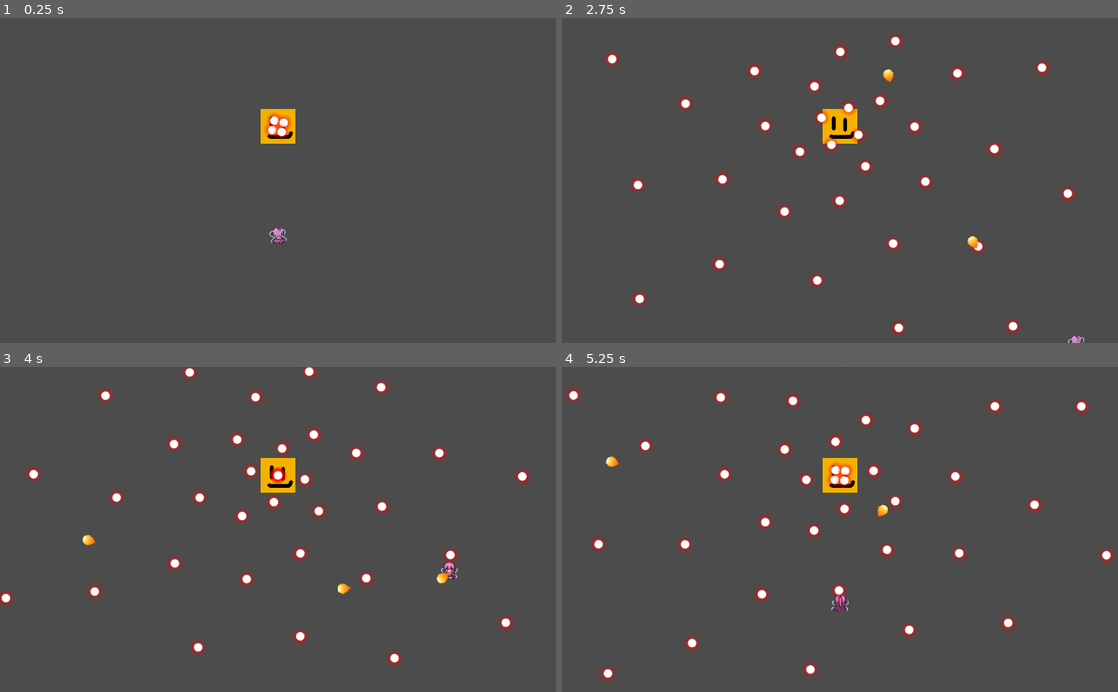
Above: before the commit, frames 1-4 (two rows, left to right).
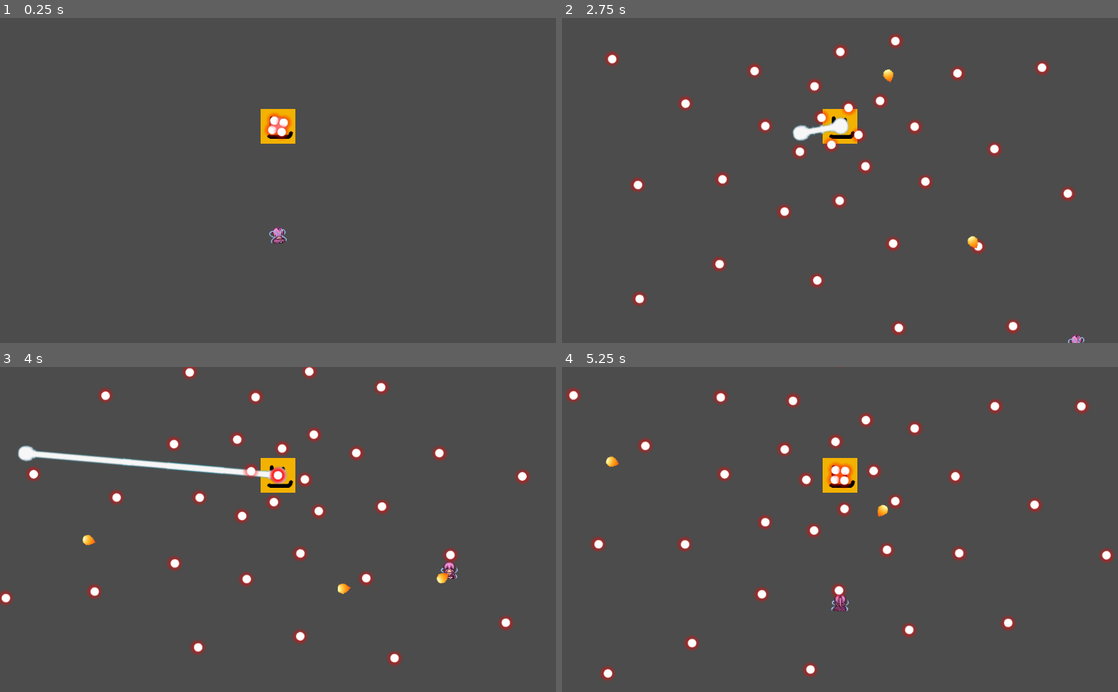
Above: after the commit, the same moments.

Repository: carsonburr/CM146Project
Game: Godot game, scene res://Main.tscn
Same seed, same stepped clock (60 frames per second), same inputs: the game is played once before the commit and once after it.
Inputs (mouse positions are in pixels of both pictures, inside the frame that each line leads up to):
- Up to frame 1 (0.25 s): no input
- Up to frame 2 (2.75 s): move the mouse to (962, 164) at 0.52 s; press the mouse at (962, 164) at 0.53 s; hold D (move_right) 0.53-1.28 s; move the mouse to (728, 196) at 1.27 s; release the mouse at (728, 196) at 1.28 s; hold S (move_down) 1.28-2.03 s; click (728, 196) at 1.35 s; move the mouse to (895, 109) at 2.02 s; press the mouse at (895, 109) at 2.03 s; hold D (move_right) from 2.03 s (still down)
- Up to frame 3 (4 s): move the mouse to (250, 594) at 2.77 s; release D (move_right) at 2.78 s; release the mouse at (250, 594) at 2.78 s; hold W (move_up) 2.78-3.53 s; click (250, 594) at 2.85 s; move the mouse to (444, 578) at 3.52 s; press the mouse at (444, 578) at 3.53 s; hold A (move_left) from 3.53 s (still down)
- Up to frame 4 (5.25 s): move the mouse to (673, 480) at 4.27 s; release the mouse at (673, 480) at 4.28 s; click (673, 480) at 4.35 s; move the mouse to (867, 529) at 5.02 s; release A (move_left) at 5.03 s; press the mouse at (867, 529) at 5.03 s; hold S (move_down) from 5.03 s (still down)

The runs differ from the first frame. In frame 1, less than 0.1% of the frame differs, in the area x 48-52%, y 30-36%; in frame 2, 0.4%; in frame 3, 1.2%, in the area x 3-52%, y 24-37%; in frame 4, nothing differs.

Commit message:
oops added cooldown
placed laser in main scene for now

Diff:
--- a/Laser.gd
+++ b/Laser.gd
@@ -8,6 +8,8 @@
 # var velocity = Vector2()
 
 var screensize
+
+var charging
 
 func _ready():
 	# Called when the node is added to the scene for the first time.
@@ -20,29 +22,37 @@
 	position.x = screensize.x / 2
 	position.y = screensize.y / 2 - 100
 
+
 	# speed in frames per second
 	$AnimatedSprite.frames.set_animation_speed("shooting", 10)
 	#print($AnimatedSprite.frames.get_animation_speed("shooting"))
 	rotation = 0
 
-	# wait time set to 2
-	$Lifetime.start()
+	$AnimatedSprite.animation = "shooting"
+	charging = true
+
+	# charge time needs to be > lifetime
+	# wait time set to 2.5
+	$ChargeTimer.start()
 
 func start(_position, _direction):
 	# position = _position
 	rotation = _direction.angle()
 	$Lifetime.wait_time = lifetime
-	velocity = _direction * speed
+	# velocity = _direction * speed
 
 func _process(delta):
 	# position += velocity * delta
-	$AnimatedSprite.play()
-	# PI / 6 = 30 deg / 6 = 5 deg
-	rotation = rotation + PI / 36
 
-	if $AnimatedSprite.animation == "shooting" and $AnimatedSprite.frame == 6:
-		$AnimatedSprite.stop()
-		# $AnimatedSprite.animation = "final beam"
+	# laser is ready to fire
+	if charging == false:
+		$AnimatedSprite.play()
+
+		rotation = rotation + PI / 36
+
+		if $AnimatedSprite.animation == "shooting" and $AnimatedSprite.frame == 6:
+			$AnimatedSprite.stop()
+			# $AnimatedSprite.animation = "final beam"
 
 func explode():
 	queue_free()
@@ -57,3 +67,11 @@
 # laser stops firing after a certain time
 func _on_Lifetime_timeout():
 	explode()
+	charging = true
+
+# laser only starts firing after a certain time
+# gives player warning
+func _on_ChargeTimer_timeout():
+	charging = false
+	# laser time set to 2
+	$Lifetime.start()
--- a/Laser.tscn
+++ b/Laser.tscn
@@ -54,3 +54,12 @@
 frames = SubResource( 2 )
 animation = "shooting"
 offset = Vector2( 0, 240 )
+
+[node name="ChargeTimer" type="Timer" parent="." index="4"]
+
+process_mode = 1
+wait_time = 2.5
+one_shot = false
+autostart = false
+
+[connection signal="timeout" from="ChargeTimer" to="." method="_on_ChargeTimer_timeout"]
--- a/Main.tscn
+++ b/Main.tscn
@@ -1,8 +1,9 @@
-[gd_scene load_steps=4 format=2]
+[gd_scene load_steps=5 format=2]
 
 [ext_resource path="res://Main.gd" type="Script" id=1]
 [ext_resource path="res://Player.tscn" type="PackedScene" id=2]
 [ext_resource path="res://Boss.tscn" type="PackedScene" id=3]
+[ext_resource path="res://Laser.tscn" type="PackedScene" id=4]
 
 [node name="Main" type="Node"]
 
@@ -12,6 +13,8 @@
 
 [node name="Boss" parent="." index="1" instance=ExtResource( 3 )]
 
+[node name="Laser" parent="." index="2" instance=ExtResource( 4 )]
+
 [connection signal="shoot" from="Player" to="." method="_on_shoot"]
 
 [connection signal="shoot" from="Boss" to="." method="_on_shoot"]
